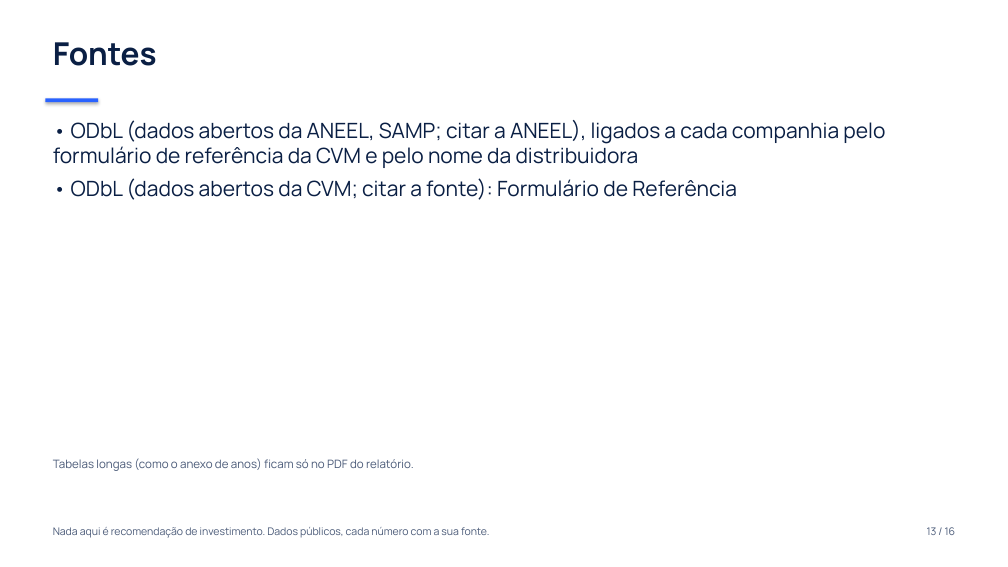
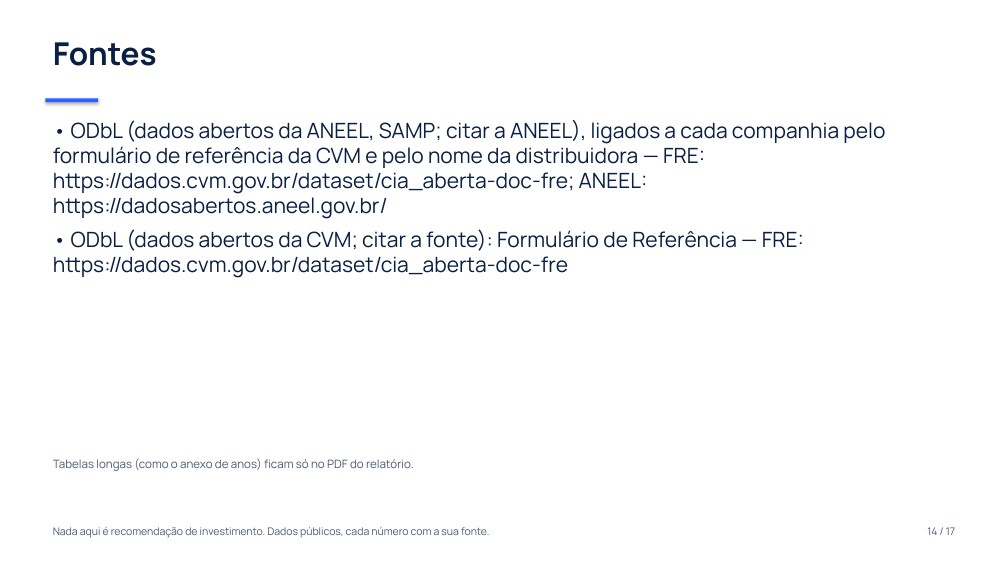
Before and after one commit to tbc174/tickerlab, a slide deck: slide 14 of site/relatorio/setor-eletricas-apresentacao.pptx (slide 13 before the commit). Drawn at 1008x567 pixels with LibreOffice and Linux fonts; fonts in the diff are those of the drawing. Boxes give left, top, right and bottom in pixels: in the first picture for what was removed or moved away, otherwise in the second. Text is boxed around its words. In the diff, an @@ line names an element or a change of style, - is before the commit and + after.

```diff
--- a/site/relatorio/setor-eletricas-apresentacao.pptx
+++ b/site/relatorio/setor-eletricas-apresentacao.pptx
@@ text at (53,120,885,278): text changed @@
-• ODbL (dados abertos da ANEEL, SAMP; citar a ANEEL), ligados a cada companhia pelo formulário de referência da CVM e pelo nome da distribuidora
-• ODbL (dados abertos da CVM; citar a fonte): Formulário de Referência
+• ODbL (dados abertos da ANEEL, SAMP; citar a ANEEL), ligados a cada companhia pelo formulário de referência da CVM e pelo nome da distribuidora — FRE: https://dados.cvm.gov.br/dataset/cia_aberta-doc-fre; ANEEL: https://dadosabertos.aneel.gov.br/
+• ODbL (dados abertos da CVM; citar a fonte): Formulário de Referência — FRE: https://dados.cvm.gov.br/dataset/cia_aberta-doc-fre
@@ text at (927,527,955,535): text changed @@
-13 / 16
+14 / 17
```
Also in this commit, not shown: 15 other slides changed, 1 slide added, 12 other files.
